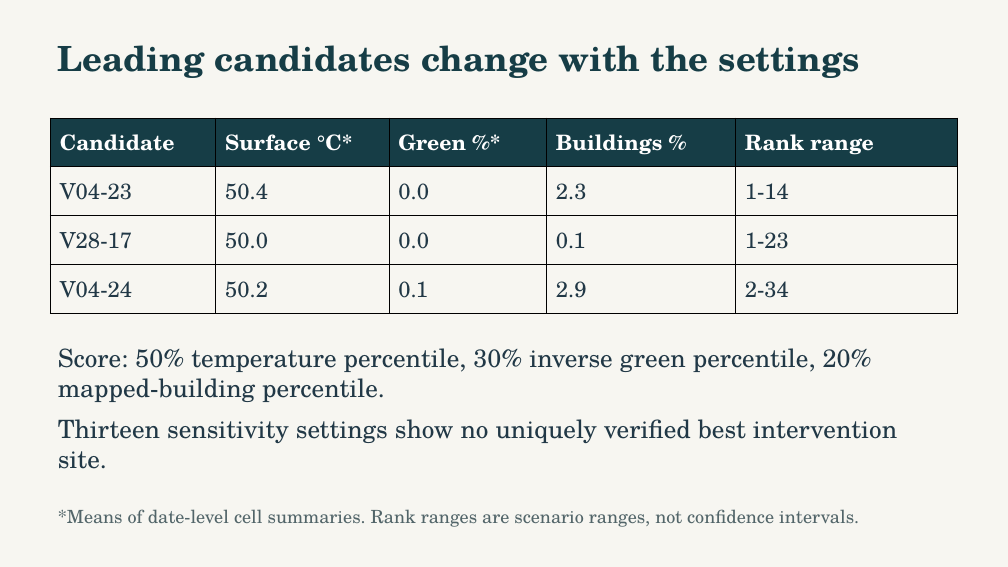
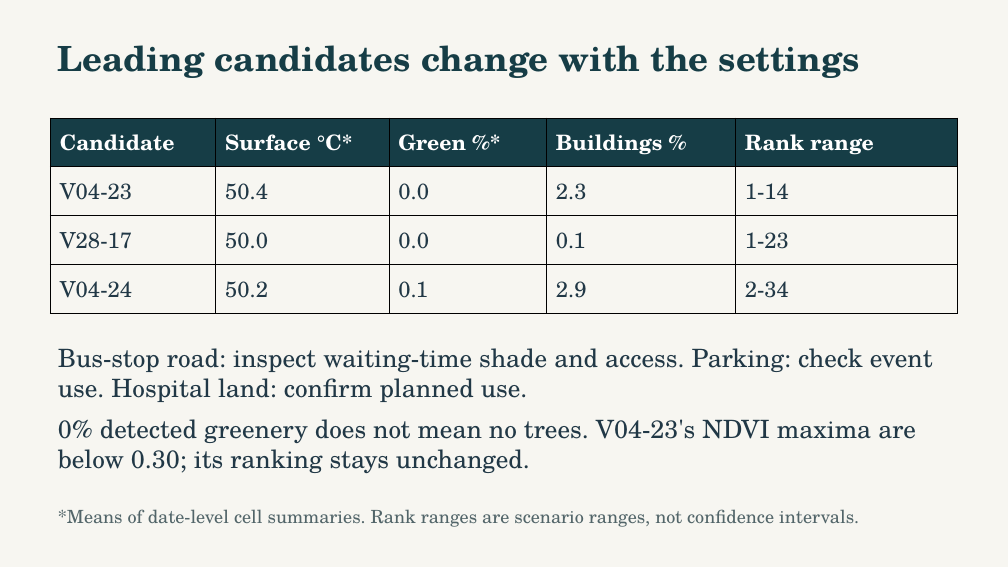
Before and after one commit to NasserAlhuri/spaceHacathon, a slide deck: slide 8 of docs/UrbanHeat-AlKhor-Pitch.pptx. Drawn at 1008x567 pixels with LibreOffice and Linux fonts; fonts in the diff are those of the drawing. Boxes give left, top, right and bottom in pixels: in the first picture for what was removed or moved away, otherwise in the second. Text is boxed around its words. In the diff, an @@ line names an element or a change of style, - is before the commit and + after.

```diff
--- a/docs/UrbanHeat-AlKhor-Pitch.pptx
+++ b/docs/UrbanHeat-AlKhor-Pitch.pptx
@@ text at <box>58,348,933,402</box>: text changed @@
-Score: 50% temperature percentile, 30% inverse green percentile, 20% mapped-building percentile.
+Bus-stop road: inspect waiting-time shade and access. Parking: check event use. Hospital land: confirm planned use.
@@ text at <box>58,419,916,473</box>: text changed @@
-Thirteen sensitivity settings show no uniquely verified best intervention site.
+0% detected greenery does not mean no trees. V04-23's NDVI maxima are below 0.30; its ranking stays unchanged.
```
Also in this commit, not shown: 10 other slides changed, 32 other files.
